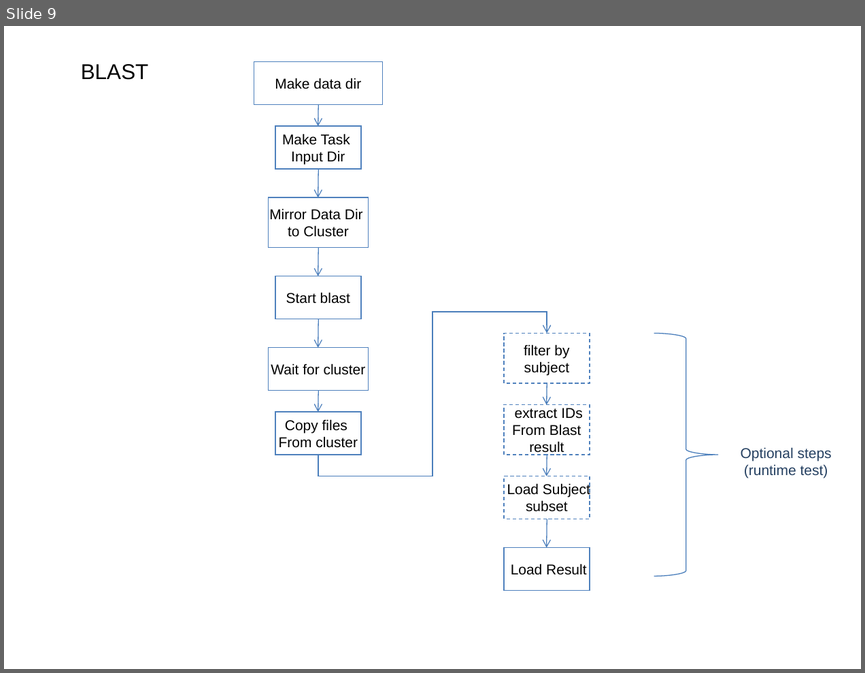
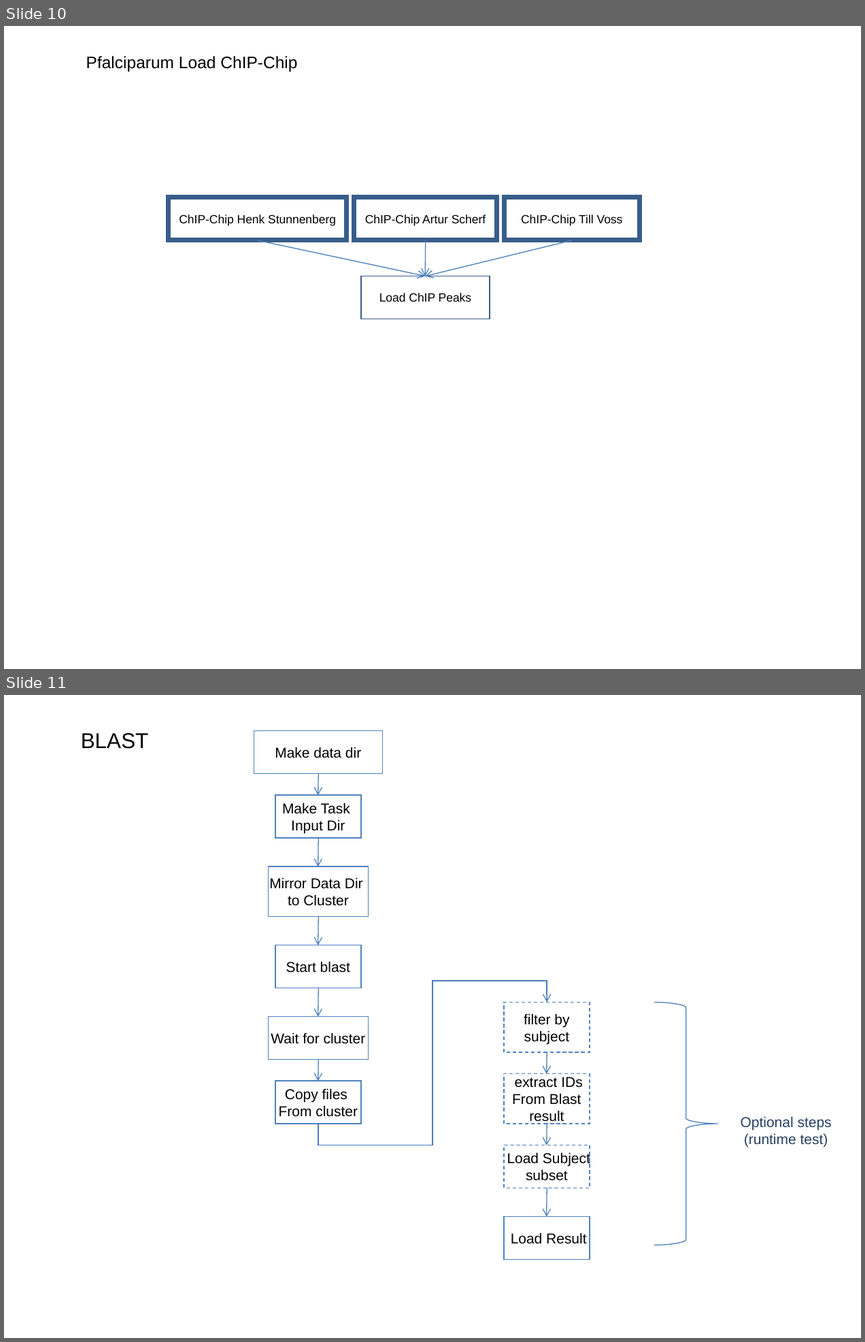
Before and after one commit to VEuPathDB/ApiCommonWorkflow, a slide deck: Main/doc/IntegratedWorkflow.ppt. Shown one above the other, each under a label of ours: slide 9 before the commit, slides 10 and 11 after it. The pictures are 865x673 and 865x1342 pixels, drawn with LibreOffice and Linux fonts; fonts in the diff are those of the drawing. Boxes give left, top, right and bottom in pixels: in the first picture for what was removed or moved away, otherwise in the second. Text is boxed around its words. In the diff, an @@ line names an element or a change of style, - is before the commit and + after.

```diff
--- a/Main/doc/IntegratedWorkflow.ppt
+++ b/Main/doc/IntegratedWorkflow.ppt
@@ slide 10 added at [4, 26, 861, 669], background #FFFFFF @@
@@ text added at [86, 56, 297, 72], 14 pt, text #000000 @@
+Pfalciparum Load ChIP-Chip
@@ rectangle added at [169, 197, 347, 240], outline #385D8A 4 pt, 10 pt, text #000000 @@
+ChIP-Chip Henk Stunnenberg
@@ rectangle added at [354, 197, 496, 240], outline #385D8A 4 pt, 10 pt, text #000000 @@
+ChIP-Chip Artur Scherf
@@ rectangle added at [504, 197, 639, 240], outline #385D8A 4 pt, 10 pt, text #000000 @@
+ChIP-Chip Till Voss
@@ arrow added from (258, 240) to (426, 276), #4A7EBB 0.74 pt @@
@@ arrow added from (426, 240) to (425, 276), #4A7EBB 0.74 pt @@
@@ arrow added from (572, 240) to (426, 276), #4A7EBB 0.74 pt @@
@@ rectangle added at [361, 276, 490, 319], outline #385D8A 0.99 pt, 10 pt, text #000000 @@
+Load ChIP Peaks
@@ what was slide 9 is now slide 11 @@
```
Also in this commit, not shown: 8 slides changed, 3 other slides added, 1 slide removed.
